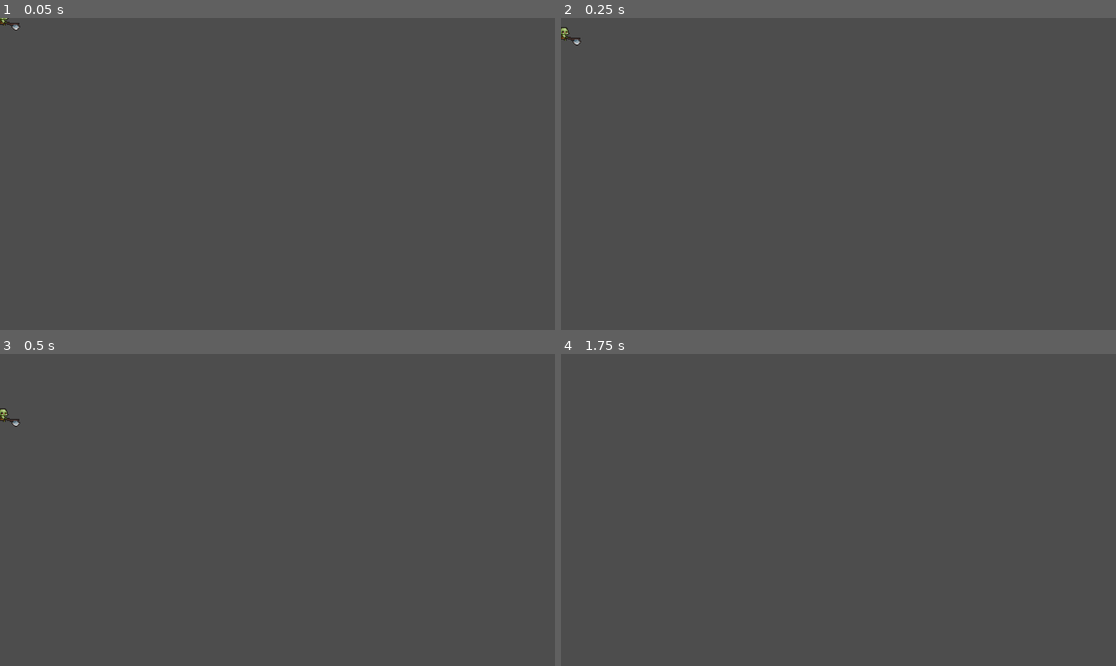
Above: before the commit, frames 1-4 (two rows, left to right).
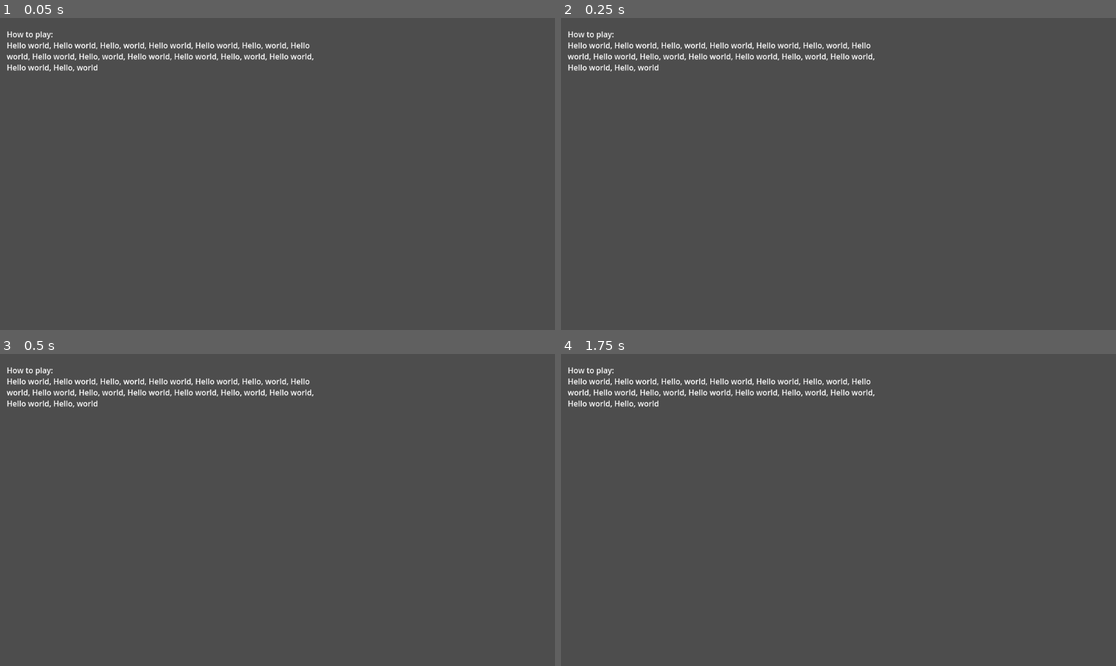
Above: after the commit, the same moments.

Repository: lucyyucy/Really-noodle-
Game: Godot game, scene res://Scenes/menu.tscn
Two runs of this game, one before a commit and one after it. Both use one fixed random seed, a clock stepped at 60 frames per second and the inputs below. Before the commit the project starts from res://Scenes/player.tscn.
Inputs:
- Up to frame 1 (0.05 s): no input
- Up to frame 2 (0.25 s): no input
- Up to frame 3 (0.5 s): no input
- Up to frame 4 (1.75 s): no input

The runs differ from the first frame. In frame 1, 1.4% of the frame differs, in the area x 0-57%, y 0-18%; in frame 2, 1.4%; in frame 3, 1.4%, in the area x 0-57%, y 4-24%; in frame 4, 1.3%.

Commit message:
change run scene

Diff:
--- a/really-noodle/project.godot
+++ b/really-noodle/project.godot
@@ -11,7 +11,7 @@
 [application]
 
 config/name="Really Noodle"
-run/main_scene="res://Scenes/player.tscn"
+run/main_scene="res://Scenes/menu.tscn"
 config/features=PackedStringArray("4.3", "Forward Plus")
 
 [dotnet]
